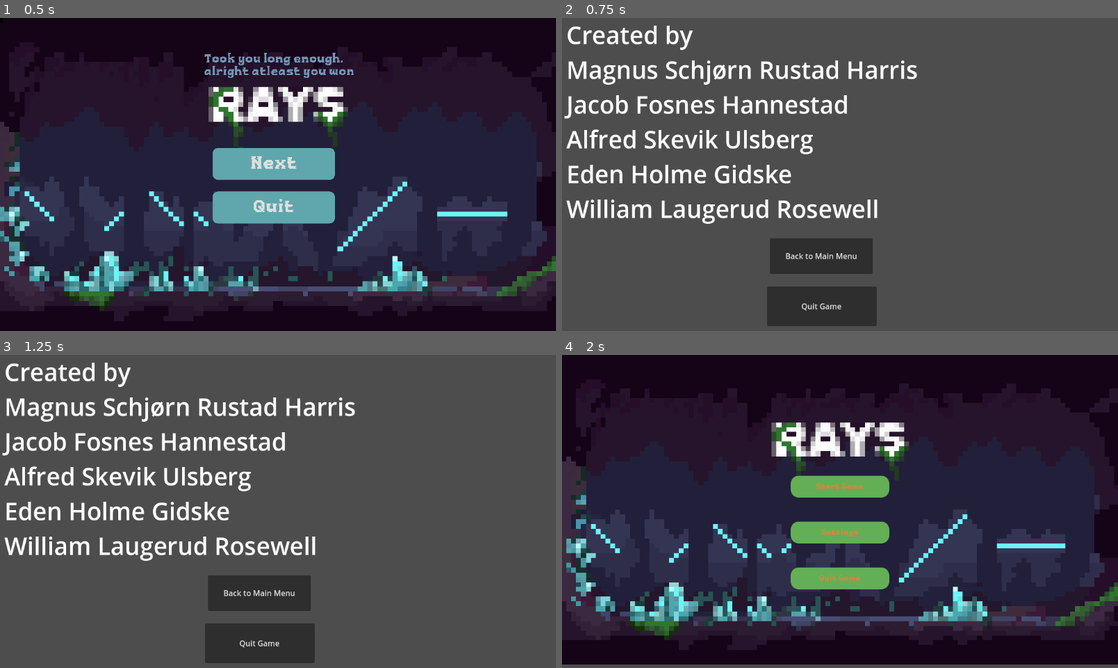
Above: before the commit, frames 1-4 (two rows, left to right).
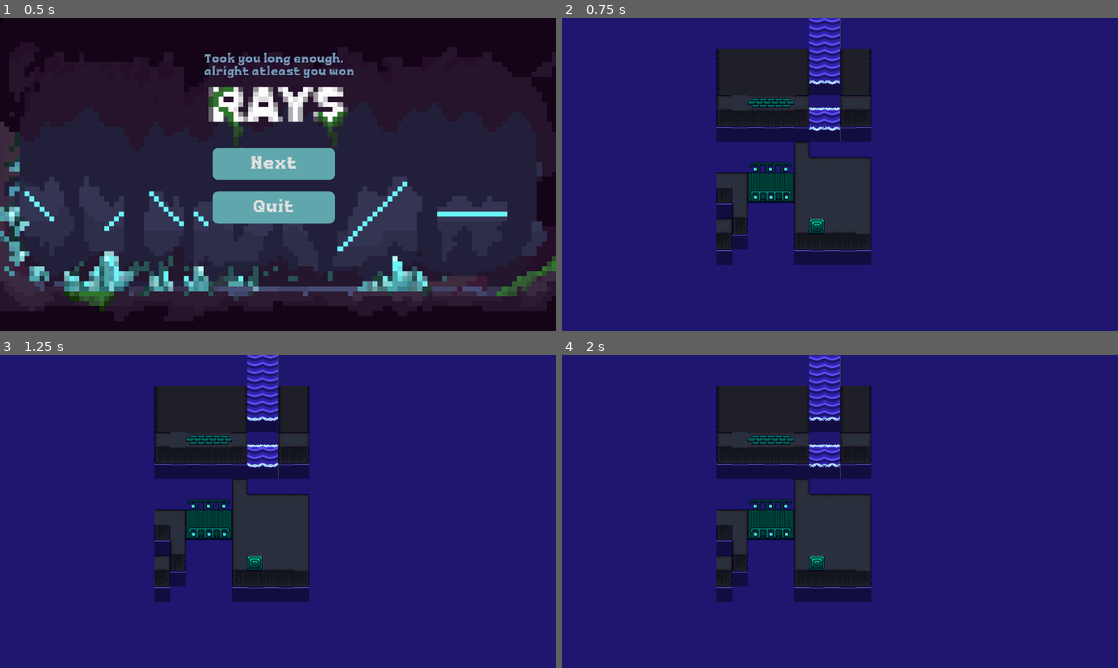
Above: after the commit, the same moments.

Repository: Alfreditann/rays2.1
Game: Godot game, scene res://Scenes/win_screen.tscn
Two runs of this game, one before a commit and one after it. Both use one fixed random seed, a clock stepped at 60 frames per second and the inputs below. This scene is started directly instead of the project's main scene. Video files are missing from this copy of the repository; at most half a second of black plays in their place.
Inputs (mouse positions are in pixels of both pictures, inside the frame that each line leads up to):
- Up to frame 1 (0.5 s): no input
- Up to frame 2 (0.75 s): click "Next" at 0.5 s
- Up to frame 3 (1.25 s): no input
- Up to frame 4 (2 s): click (823, 592) at 1.25 s, where only the run before the commit has a clickable "Back to Main Menu"

Frame 1 is identical in both runs. In frame 2, 100% of the frame differs, in the area x 0-100%, y 0-100%; in frame 3, 100%; in frame 4, 93%.

Commit message:
Added alot

Diff:
--- a/rays/GDScripts/main_menu.gd
+++ b/rays/GDScripts/main_menu.gd
@@ -1,11 +1,12 @@
 extends Control
 
-
+#Kobler StartGame knappen til å gå til level 1 scenen når trykket.
 func _on_start_game_pressed() -> void:
 	get_tree().change_scene_to_file("res://Scenes/Level_1.tscn")
 
 func _on_settings_pressed() -> void:
 	pass
 
+#Gjør at når knappen blir trykket så lukker prosjektet seg.
 func _on_quit_game_pressed() -> void:
 	get_tree().quit()
--- /dev/null
+++ b/rays/GDScripts/monster.gd
@@ -0,0 +1,15 @@
+extends StaticBody2D
+
+
+
+func _on_monster_area_entered(area: Area2D) -> void:
+		#1 Remove the monster when light hits it
+	if area.name == "laser":
+		queue_free()
+		#2 Change scene to win screen
+		get_tree().change_scene_to_file("res://Scenes/win_screen.tscn")
+
+
+
+func _on_monster_body_entered(body: Node2D) -> void:
+	pass # Replace with function body.
--- a/rays/GDScripts/pause_menu.gd
+++ b/rays/GDScripts/pause_menu.gd
@@ -1,30 +1,41 @@
 extends CanvasLayer
 
 func _ready() -> void:
+	# Denne gjør at Pause Menuen altid kjører uansett om get_tree().paused = true.
 	process_mode = Node.PROCESS_MODE_ALWAYS
+	#Visible = false gjør at denne scene ikke vises, og get_tree().paused = false gjør at spillet ikke er satt på pause og skal fortsatt kjør som normalt.
 	visible = false
 	get_tree().paused = false
 
 func _input(event: InputEvent) -> void:
+	#Sjekker om "ui_cancel" er trykket altså Esc knappen.
 	if event.is_action_pressed("ui_cancel"):
+		#Sjekker om get_tree.paused er true, og hvis Esc knappen er trykket så skal Pause Menuen bli skult og spille skal ikke vøære på pause lengre.
 		if get_tree().paused:
 			visible = false
 			get_tree().paused = false
+		#Hvis spille ikke er paused og Esc er trykke så skal Pause Mneuen vises og Spillet skal bli satt på pause.
 		else:
 			visible = true
 			get_tree().paused = true
 
+#Kobler Return to game knappen til Pause menue som gjøre at hvis Pause Menyen er åpen og denne knappen blir trykket så skal Pause menyen bli skult og spillet skal ikke være på pause lengre.
 func _on_return_to_game_pressed() -> void:
 	visible = false
 	get_tree().paused = false
+	#For å sjekke om Knappen funket
 	print("Return")
 
+#Kobler Restart knappen til Pause menyen som gjør at Scene skal starte på nytt fra starten av og pause menyen går vekk.
 func _on_restart_pressed() -> void:
 	get_tree().reload_current_scene()
+	#For å sjekke om Knappen funket
 	print("Restart")
 
+#Kobler QuitToMainMenu knappen til Pause menyen som gjør at Pause Menyen blir skult og at spillet går av pause. Så går den til Main Menu scenen.
 func _on_quit_to_main_menu_pressed() -> void:
 	visible = false
 	get_tree().paused = false
 	get_tree().change_scene_to_file("res://Scenes/main_menu.tscn")
+	#For å sjekke om Knappen funket
 	print("Quit To Main Meny")
--- a/rays/GDScripts/title_screen.gd
+++ b/rays/GDScripts/title_screen.gd
@@ -1,10 +1,10 @@
 extends Control
 
 
-
+#Gjør at når knappen Back to Main Menu blir trykket så blir du sent til main menu scenen
 func _on_start_game_pressed() -> void:
 	get_tree().change_scene_to_file("res://Scenes/main_menu.tscn")
 
-
+#Gjør at når Quit Game blir trykket så lukker prosjekte seg
 func _on_quit_game_pressed() -> void:
 	get_tree().quit()
--- a/rays/GDScripts/win_animation.gd
+++ b/rays/GDScripts/win_animation.gd
@@ -1,7 +1,7 @@
 extends Node2D
 
 
-
+#Kobler VideoStreamPlayer noden til et script som gjør at når animationen er ferdig så skal den ikke være synlig.
 func _on_video_stream_player_finished() -> void:
 	$VideoStreamPlayer.visible = false
 	pass # Replace with function body.
--- a/rays/GDScripts/win_screen.gd
+++ b/rays/GDScripts/win_screen.gd
@@ -1,8 +1,9 @@
 extends Control
 
+#Kobler knappen Next til neste level scene
 func _on_menu_pressed() -> void:
-	get_tree().change_scene_to_file("res://Scenes/title_screen.tscn")
+	get_tree().change_scene_to_file("res://Scenes/level_3.tscn")
 
-
+#Kobler knappen quit til å lukke prosjektet når den blir trykket.
 func _on_quit_game_pressed() -> void:
 	get_tree().quit()
--- /dev/null
+++ b/rays/Scenes/EndScreen.tscn
@@ -0,0 +1,108 @@
+[gd_scene load_steps=11 format=3 uid="uid://lektl0gagkpv"]
+
+[ext_resource type="Script" uid="uid://d35pss3etuopi" path="res://GDScripts/win_screen.gd" id="1_3gukv"]
+[ext_resource type="Texture2D" uid="uid://cpikebhbgg5d3" path="res://Assets/Sprites/mainmenu-rays.png" id="2_jh5rx"]
+[ext_resource type="FontFile" uid="uid://d0earjg3lblmr" path="res://Assets/Fonts/pixelmax/Pixelmax-Regular.otf" id="3_d234m"]
+[ext_resource type="PackedScene" uid="uid://dqvpduyg04iqq" path="res://Scenes/win_animation.tscn" id="4_tslor"]
+
+[sub_resource type="StyleBoxTexture" id="StyleBoxTexture_a00f1"]
+texture = ExtResource("2_jh5rx")
+
+[sub_resource type="StyleBoxFlat" id="StyleBoxFlat_l5sol"]
+bg_color = Color(0.37464148, 0.6535661, 0.6765846, 1)
+corner_radius_top_left = 45
+corner_radius_top_right = 45
+corner_radius_bottom_right = 45
+corner_radius_bottom_left = 45
+
+[sub_resource type="StyleBoxFlat" id="StyleBoxFlat_a00f1"]
+bg_color = Color(0.43588185, 0.6268152, 0.7555752, 1)
+corner_radius_top_left = 45
+corner_radius_top_right = 45
+corner_radius_bottom_right = 45
+corner_radius_bottom_left = 45
+
+[sub_resource type="StyleBoxFlat" id="StyleBoxFlat_awi1s"]
+corner_radius_top_left = 45
+corner_radius_top_right = 45
+corner_radius_bottom_right = 45
+corner_radius_bottom_left = 45
+
+[sub_resource type="StyleBoxFlat" id="StyleBoxFlat_bwc64"]
+corner_radius_top_left = 45
+corner_radius_top_right = 45
+corner_radius_bottom_right = 45
+corner_radius_bottom_left = 45
+
+[sub_resource type="StyleBoxEmpty" id="StyleBoxEmpty_85imr"]
+
+[node name="EndScreen" type="Control"]
+layout_mode = 3
+anchors_preset = 15
+anchor_right = 1.0
+anchor_bottom = 1.0
+grow_horizontal = 2
+grow_vertical = 2
+script = ExtResource("1_3gukv")
+
+[node name="Panel" type="Panel" parent="."]
+layout_mode = 1
+anchors_preset = 15
+anchor_right = 1.0
+anchor_bottom = 1.0
+offset_left = -1847.0
+offset_top = -1050.0
+offset_right = 1815.0
+offset_bottom = 1008.0
+grow_horizontal = 2
+grow_vertical = 2
+theme_override_styles/panel = SubResource("StyleBoxTexture_a00f1")
+
+[node name="Label" type="Label" parent="."]
+layout_mode = 0
+offset_left = -69.0
+offset_top = -746.0
+offset_right = 1209.0
+offset_bottom = -530.0
+theme_override_colors/font_color = Color(0.450939, 0.5923324, 0.7217891, 1)
+theme_override_fonts/font = ExtResource("3_d234m")
+theme_override_font_sizes/font_size = 100
+text = "Took you long enough,
+alright atleast you won"
+
+[node name="VBoxContainer" type="VBoxContainer" parent="."]
+layout_mode = 0
+offset_left = 4.0
+offset_top = 60.0
+offset_right = 1042.0
+offset_bottom = 701.0
+theme_override_constants/separation = 100
+
+[node name="Menu" type="Button" parent="VBoxContainer"]
+layout_mode = 2
+size_flags_vertical = 3
+theme_override_fonts/font = ExtResource("3_d234m")
+theme_override_font_sizes/font_size = 150
+theme_override_styles/normal = SubResource("StyleBoxFlat_l5sol")
+theme_override_styles/pressed = SubResource("StyleBoxFlat_a00f1")
+theme_override_styles/hover = SubResource("StyleBoxFlat_awi1s")
+theme_override_styles/hover_mirrored = SubResource("StyleBoxFlat_bwc64")
+theme_override_styles/focus = SubResource("StyleBoxEmpty_85imr")
+text = "Next"
+
+[node name="QuitGame" type="Button" parent="VBoxContainer"]
+layout_mode = 2
+size_flags_vertical = 3
+theme_override_fonts/font = ExtResource("3_d234m")
+theme_override_font_sizes/font_size = 150
+theme_override_styles/normal = SubResource("StyleBoxFlat_l5sol")
+theme_override_styles/pressed = SubResource("StyleBoxFlat_a00f1")
+theme_override_styles/hover = SubResource("StyleBoxFlat_awi1s")
+theme_override_styles/hover_mirrored = SubResource("StyleBoxFlat_bwc64")
+theme_override_styles/focus = SubResource("StyleBoxEmpty_85imr")
+text = "Quit"
+
+[node name="WinAnimation" parent="." instance=ExtResource("4_tslor")]
+
+[connection signal="pressed" from="VBoxContainer/Menu" to="." method="_on_menu_pressed"]
+[connection signal="pressed" from="VBoxContainer/QuitGame" to="." method="_on_quit_game_pressed"]
--- a/rays/Scenes/Level_1.tscn
+++ b/rays/Scenes/Level_1.tscn
@@ -1,6 +1,9 @@
-[gd_scene load_steps=4 format=4 uid="uid://bp6pti71278u"]
+[gd_scene load_steps=7 format=4 uid="uid://bp6pti71278u"]
 
 [ext_resource type="Texture2D" uid="uid://hr5bbno1efxa" path="res://Assets/Map/Tileset.png" id="1_vk57k"]
+[ext_resource type="PackedScene" uid="uid://dcai6x3ww052d" path="res://Scenes/pause_menu.tscn" id="2_i63mn"]
+[ext_resource type="PackedScene" uid="uid://corcbrotvdfg2" path="res://Scenes/monster.tscn" id="3_nw7js"]
+[ext_resource type="PackedScene" uid="uid://cdh1fhu6i7en" path="res://Scenes/laser.tscn" id="4_nh7xm"]
 
 [sub_resource type="TileSetAtlasSource" id="TileSetAtlasSource_8ffim"]
 texture = ExtResource("1_vk57k")
@@ -110,3 +113,12 @@
 
 [node name="TileMapLayer4" type="TileMapLayer" parent="."]
 tile_set = SubResource("TileSet_xfk5q")
+
+[node name="Monster" parent="." instance=ExtResource("3_nw7js")]
+position = Vector2(659, 298)
+
+[node name="laser" parent="." instance=ExtResource("4_nh7xm")]
+position = Vector2(735, 300)
+
+[node name="PauseMenu" parent="." instance=ExtResource("2_i63mn")]
+visible = false
--- a/rays/Scenes/level_1.tscn
+++ b/rays/Scenes/level_1.tscn
@@ -1,6 +1,9 @@
-[gd_scene load_steps=4 format=4 uid="uid://bp6pti71278u"]
+[gd_scene load_steps=7 format=4 uid="uid://bp6pti71278u"]
 
 [ext_resource type="Texture2D" uid="uid://hr5bbno1efxa" path="res://Assets/Map/Tileset.png" id="1_vk57k"]
+[ext_resource type="PackedScene" uid="uid://dcai6x3ww052d" path="res://Scenes/pause_menu.tscn" id="2_i63mn"]
+[ext_resource type="PackedScene" uid="uid://corcbrotvdfg2" path="res://Scenes/monster.tscn" id="3_nw7js"]
+[ext_resource type="PackedScene" uid="uid://cdh1fhu6i7en" path="res://Scenes/laser.tscn" id="4_nh7xm"]
 
 [sub_resource type="TileSetAtlasSource" id="TileSetAtlasSource_8ffim"]
 texture = ExtResource("1_vk57k")
@@ -110,3 +113,12 @@
 
 [node name="TileMapLayer4" type="TileMapLayer" parent="."]
 tile_set = SubResource("TileSet_xfk5q")
+
+[node name="Monster" parent="." instance=ExtResource("3_nw7js")]
+position = Vector2(659, 298)
+
+[node name="laser" parent="." instance=ExtResource("4_nh7xm")]
+position = Vector2(735, 300)
+
+[node name="PauseMenu" parent="." instance=ExtResource("2_i63mn")]
+visible = false
--- /dev/null
+++ b/rays/Scenes/monster.tscn
@@ -0,0 +1,22 @@
+[gd_scene load_steps=4 format=3 uid="uid://corcbrotvdfg2"]
+
+[ext_resource type="Script" uid="uid://dpmqud2opei2r" path="res://GDScripts/monster.gd" id="1_i44lo"]
+[ext_resource type="Texture2D" uid="uid://cr1mrywa2db85" path="res://Assets/Sprites/Monster.png" id="2_hyvb2"]
+
+[sub_resource type="CircleShape2D" id="CircleShape2D_ujuxu"]
+radius = 19.026299
+
+[node name="Monster" type="StaticBody2D"]
+script = ExtResource("1_i44lo")
+
+[node name="Sprite2D" type="Sprite2D" parent="."]
+texture = ExtResource("2_hyvb2")
+
+[node name="Monster" type="Area2D" parent="."]
+
+[node name="CollisionShape2D" type="CollisionShape2D" parent="Monster"]
+rotation = 1.5707964
+shape = SubResource("CircleShape2D_ujuxu")
+
+[connection signal="area_entered" from="Monster" to="." method="_on_monster_area_entered"]
+[connection signal="body_entered" from="Monster" to="." method="_on_monster_body_entered"]
Binary file added: rays/Assets/Sprites/Monster.png
Not shown, added: rays/Assets/Sprites/Monster.png.import
Not shown, added: rays/GDScripts/monster.gd.uid
Not shown, changed: rays/.DS_Store
Not shown, changed: rays/Scenes/.DS_Store
